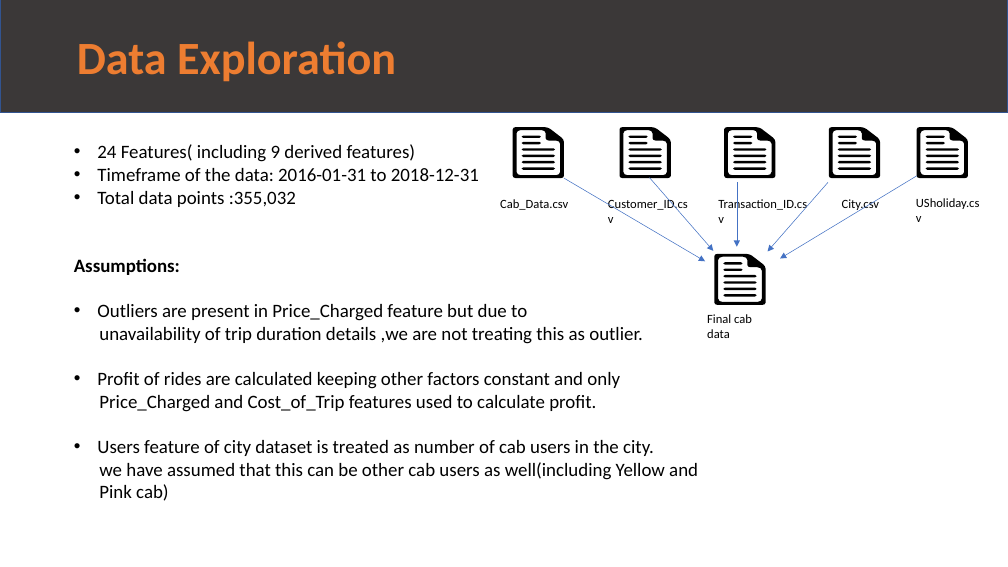
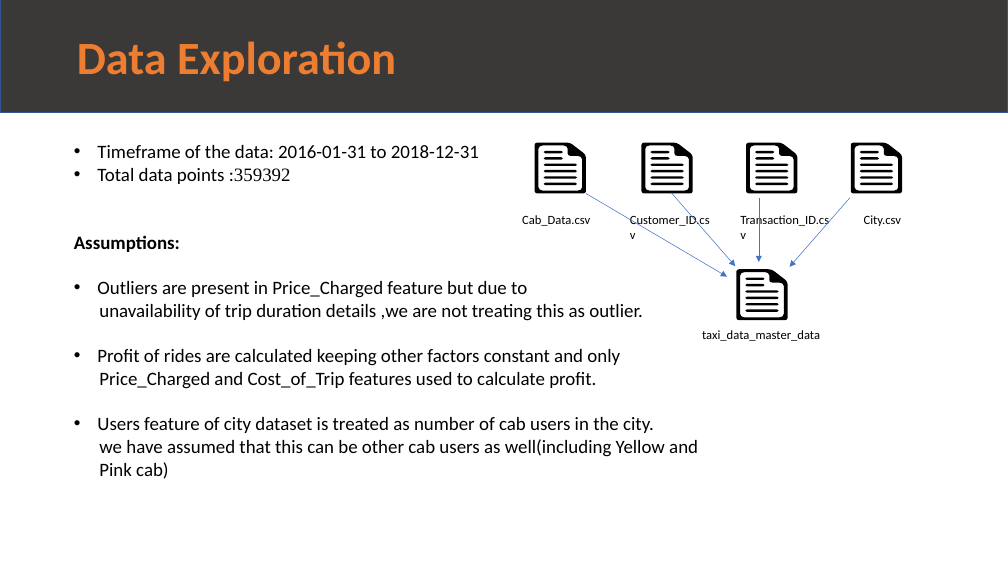
Before and after one commit to Moath-Musallam/G2M-EDA, a slide deck: slide 3 of G2M_Case_Study- Moath.pptx. Drawn at 1008x567 pixels with LibreOffice and Linux fonts; fonts in the diff are those of the drawing. Boxes give left, top, right and bottom in pixels: in the first picture for what was removed or moved away, otherwise in the second. Text is boxed around its words. In the diff, an @@ line names an element or a change of style, - is before the commit and + after.

```diff
--- a/G2M_Case_Study- Moath.pptx
+++ b/G2M_Case_Study- Moath.pptx
@@ text at bbox=[97, 144, 416, 162]: paragraph removed @@
-• 24 Features( including 9 derived features)
@@ freeform shape: place and size @@
-freeform shape at bbox=[619, 127, 671, 178]
+freeform shape at bbox=[642, 142, 693, 193]
@@ freeform shape removed at bbox=[917, 127, 969, 178] @@
@@ text at bbox=[97, 168, 291, 184]: text changed @@
-• Total data points :355,032
+• Total data points :359392
@@ arrow removed from (917, 176) to (780, 259) @@
@@ 4 texts, 4 freeform shapes, 4 arrows: place and size @@
-4 texts, 4 freeform shapes, 4 arrows at bbox=[500, 127, 880, 305]
+4 texts, 4 freeform shapes, 4 arrows at bbox=[522, 142, 902, 320]
@@ text removed at bbox=[916, 198, 980, 209] @@
-USholiday.csv
@@ text at bbox=[702, 330, 820, 341]: text changed @@
-Final cab data
+taxi_data_master_data
```
Also in this commit, not shown: 1 other slide changed, 5 other files.
